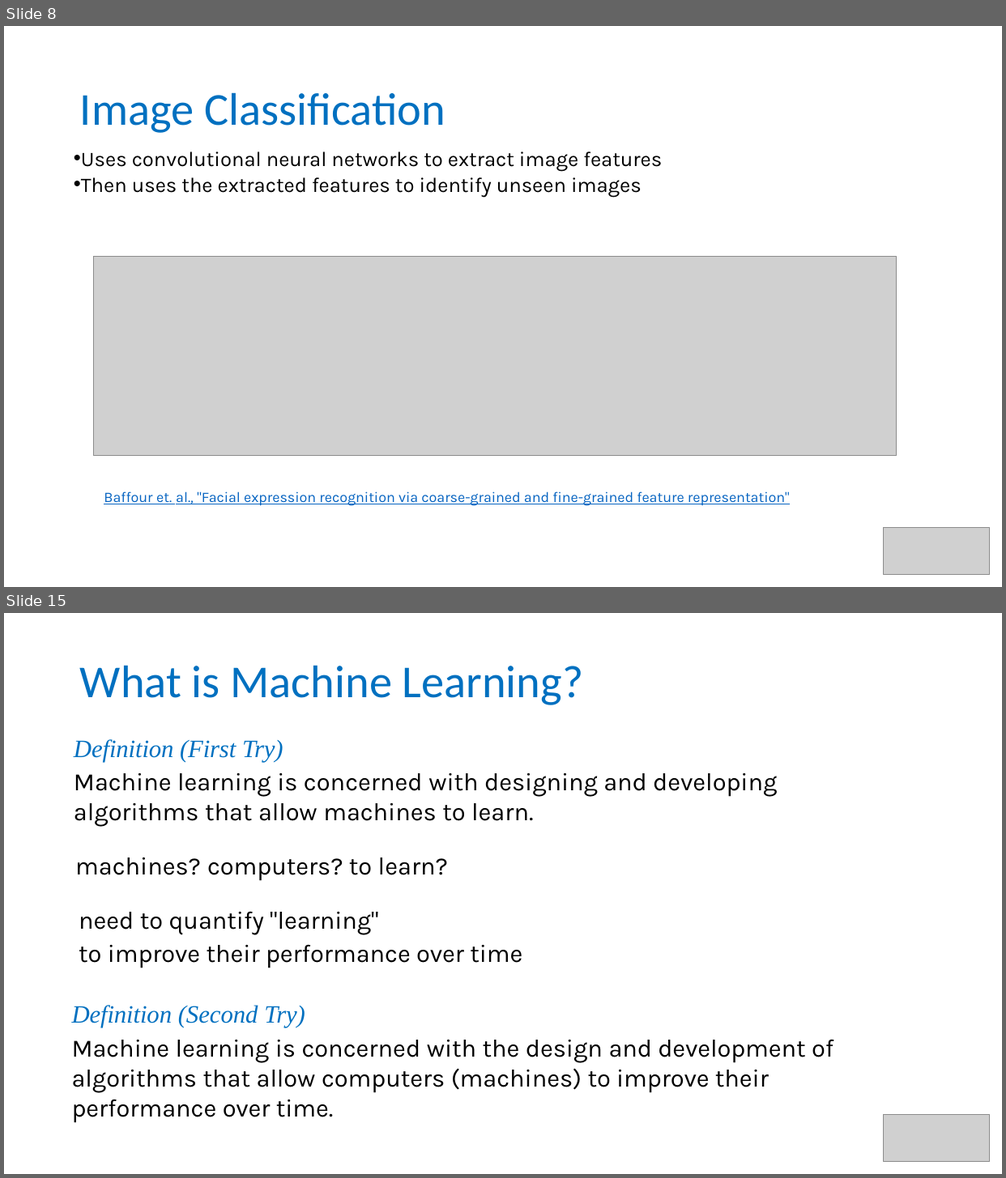
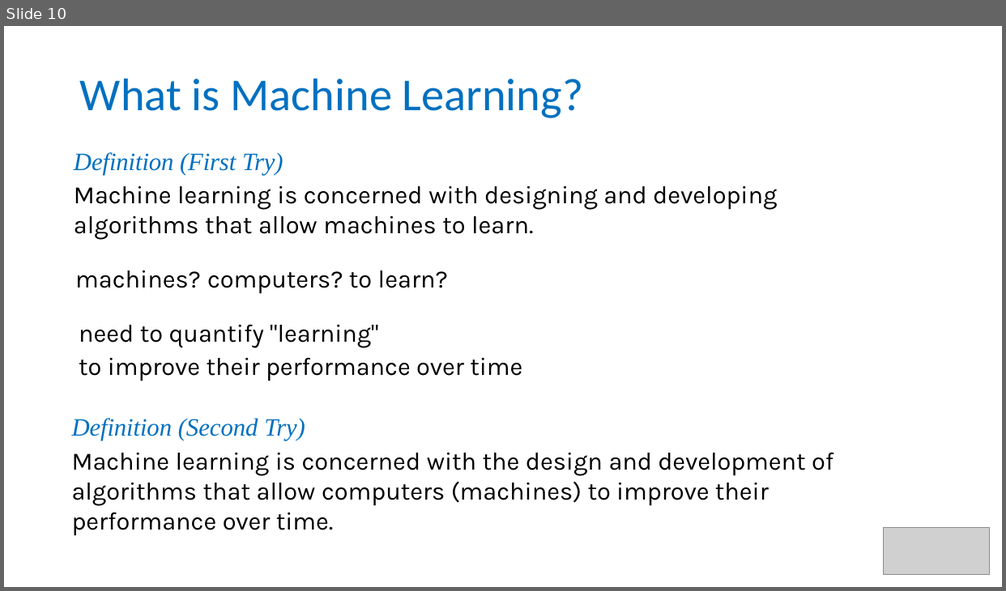
Before and after one commit to tianzheng4/tianzheng4.github.io, a slide deck: _umkc-teaching/slides/Lecture1 - Introduction.pptx. Shown one above the other, each under a label of ours: slides 8 and 15 before the commit, slide 10 after it; the slides between them are not shown. The pictures are 1006x1178 and 1006x591 pixels, drawn with LibreOffice and Linux fonts; fonts in the diff are those of the drawing; grey boxes stand for pictures. Boxes give left, top, right and bottom in pixels: in the first picture for what was removed or moved away, otherwise in the second. Text is boxed around its words. In the diff, an @@ line names an element or a change of style, - is before the commit and + after.

```diff
--- a/_umkc-teaching/slides/Lecture1 - Introduction.pptx
+++ b/_umkc-teaching/slides/Lecture1 - Introduction.pptx
@@ slide 8 removed at [4, 26, 1002, 587], background #FFFFFF @@
@@ title removed at [80, 92, 445, 133] @@
-Image Classification
@@ text removed at [81, 152, 662, 197] @@
-• Uses convolutional neural networks to extract image features
-• Then uses the extracted features to identify unseen images
@@ picture removed at [93, 257, 897, 456] @@
@@ text removed at [104, 492, 790, 506] @@
-Baffour et. al., "Facial expression recognition via coarse-grained and fine-grained feature representation"
@@ picture removed at [884, 528, 989, 574] @@
@@ what was slide 15 is now slide 10 @@
```
Also in this commit, not shown: 1 slide changed, 8 slides added, 12 other slides removed, 1 other file.
